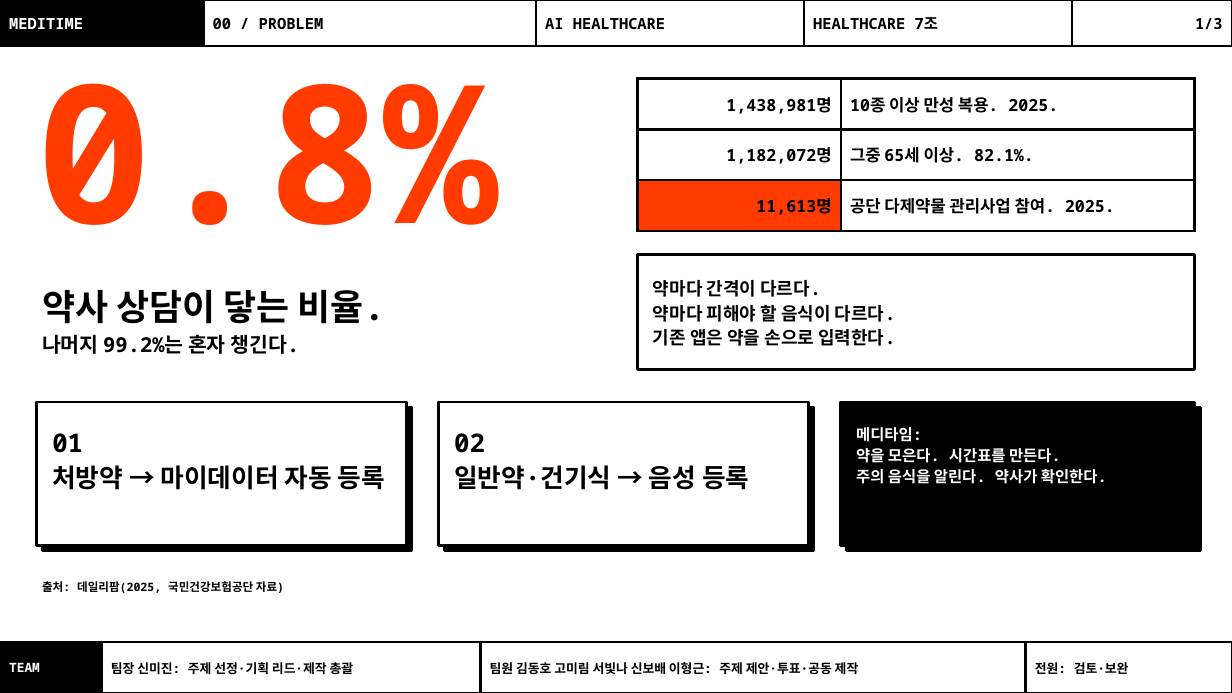
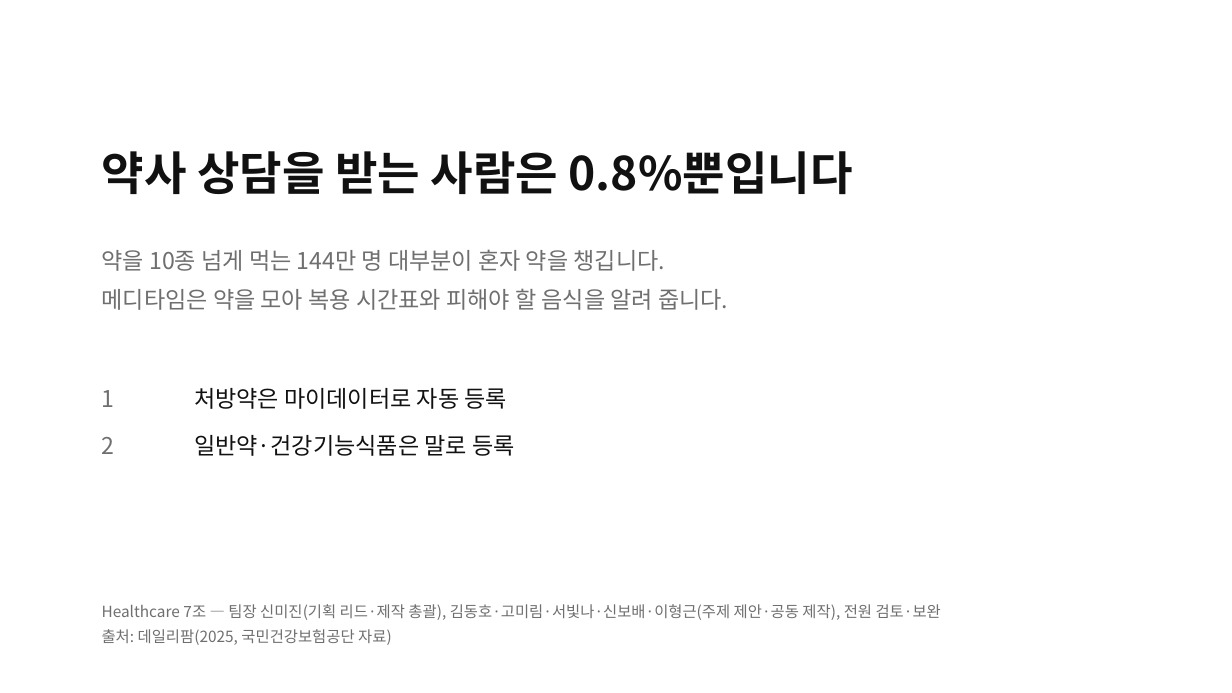
Before and after one commit to Hoyasiro/Codyssey, a slide deck: slide 1 of allinone/E2-1/E2-1_발표자료_메디타임_Healthcare7조.pptx. Drawn at 1232x693 pixels with LibreOffice and Linux fonts; fonts in the diff are those of the drawing. Boxes give left, top, right and bottom in pixels: in the first picture for what was removed or moved away, otherwise in the second. Text is boxed around its words. In the diff, an @@ line names an element or a change of style, - is before the commit and + after.

```diff
--- a/allinone/E2-1/E2-1_발표자료_메디타임_Healthcare7조.pptx
+++ b/allinone/E2-1/E2-1_발표자료_메디타임_Healthcare7조.pptx
@@ table removed at box(0, 0, 1232, 92), 1 rows, 5 columns @@
-MEDITIME | 00 / PROBLEM | AI HEALTHCARE | HEALTHCARE 7조 | 1/3
@@ text removed at box(37, 44, 499, 225) @@
-0.8%
@@ table removed at box(638, 79, 1195, 219), 3 rows, 2 columns @@
-1,438,981명 | 10종 이상 만성 복용. 2025.
-1,182,072명 | 그중 65세 이상. 82.1%.
-11,613명 | 공단 다제약물 관리사업 참여. 2025.
@@ text added at box(102, 151, 853, 194), 36 pt, text #111111, bold @@
+약사 상담을 받는 사람은 0.8%뿐입니다
@@ text added at box(102, 249, 728, 310), 18 pt, text #6F6F6F @@
+약을 10종 넘게 먹는 144만 명 대부분이 혼자 약을 챙깁니다.
+메디타임은 약을 모아 복용 시간표와 피해야 할 음식을 알려 줍니다.
@@ rectangle removed at box(638, 254, 1195, 370) @@
@@ text removed at box(42, 290, 386, 324) @@
-약사 상담이 닿는 비율.
@@ text removed at box(653, 280, 896, 346) @@
-약마다 간격이 다르다.
-약마다 피해야 할 음식이 다르다.
-기존 앱은 약을 손으로 입력한다.
@@ text removed at box(42, 334, 299, 354) @@
-나머지 99.2%는 혼자 챙긴다.
@@ text at box(194, 388, 515, 456): text changed; size 20 to 18 pt; font Noto Sans Mono to Noto Sans CJK KR; text colour #000000 to #111111; bold off @@
-01
-처방약 → 마이데이터 자동 등록
+처방약은 마이데이터로 자동 등록
+일반약·건강기능식품은 말로 등록
@@ rectangle removed at box(37, 402, 407, 545) @@
@@ rectangle removed at box(43, 408, 412, 551) @@
@@ text added at box(102, 390, 115, 454), 18 pt, text #6F6F6F @@
+1
+2
@@ rectangle removed at box(439, 402, 809, 545) @@
@@ rectangle removed at box(445, 408, 814, 551) @@
@@ rectangle removed at box(841, 402, 1195, 545) @@
@@ rectangle removed at box(847, 408, 1201, 551) @@
@@ text removed at box(454, 433, 749, 490) @@
-02
-일반약·건기식 → 음성 등록
@@ text removed at box(856, 427, 1107, 484) @@
-메디타임:
-약을 모은다. 시간표를 만든다.
-주의 음식을 알린다. 약사가 확인한다.
@@ text removed at box(42, 581, 284, 593) @@
-출처: 데일리팜(2025, 국민건강보험공단 자료)
@@ text added at box(102, 604, 941, 645), 12 pt, text #6F6F6F @@
+Healthcare 7조 — 팀장 신미진(기획 리드·제작 총괄), 김동호·고미림·서빛나·신보배·이형근(주제 제안·공동 제작), 전원 검토·보완
+출처: 데일리팜(2025, 국민건강보험공단 자료)
@@ table removed at box(0, 642, 1232, 693), 1 rows, 4 columns @@
-TEAM | 팀장 신미진: 주제 선정·기획 리드·제작 총괄 | 팀원 김동호 고미림 서빛나 신보배 이형근: 주제 제안·투표·공동 제작 | 전원: 검토·보완
```
Also in this commit, not shown: 2 other slides changed, 2 other files.
